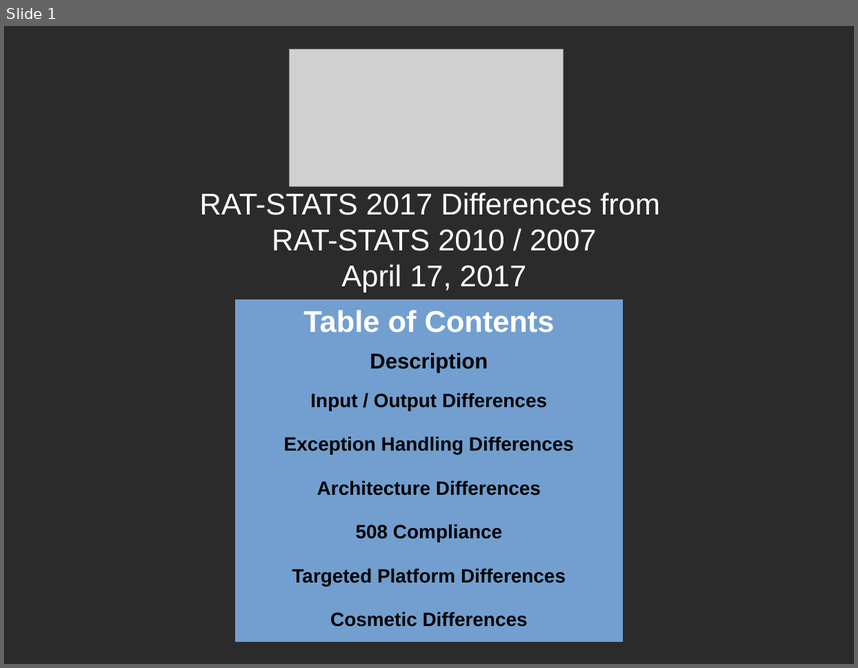
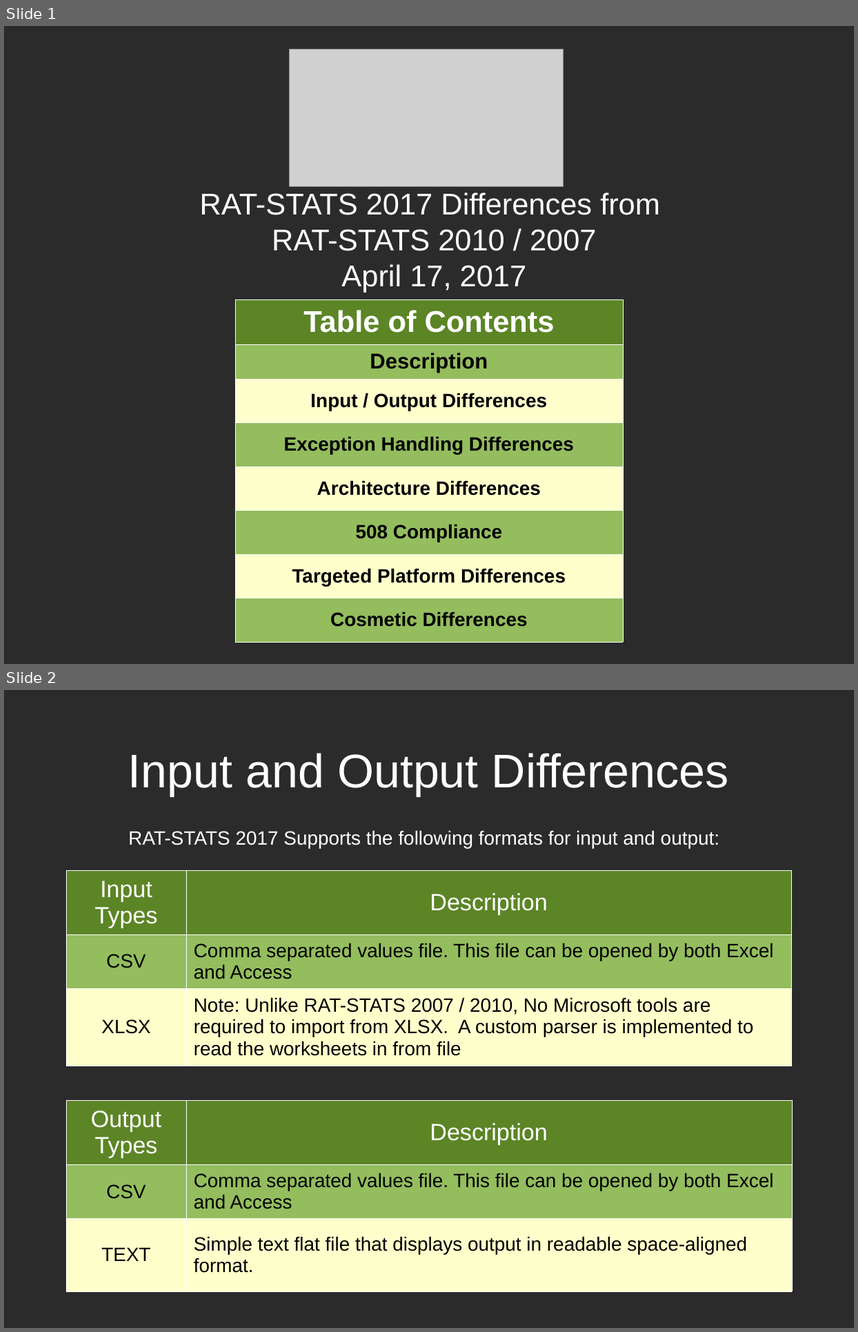
Before and after one commit to cbtek/RStats2017, a slide deck: submission/rstats_help/rstats_differences.odp. Shown one above the other, each under a label of ours: slide 1 before the commit, slides 1 and 2 after it. The pictures are 858x668 and 858x1332 pixels, drawn with LibreOffice and Linux fonts; fonts in the diff are those of the drawing; grey boxes stand for pictures; background and template pictures are left out; a plain dark background stands for a picture behind light text. Boxes give left, top, right and bottom in pixels: in the first picture for what was removed or moved away, otherwise in the second. Text is boxed around its words. In the diff, an @@ line names an element or a change of style, - is before the commit and + after.

Commit message:
Updated differences odp with input / output differences page

```diff
--- a/submission/rstats_help/rstats_differences.odp
+++ b/submission/rstats_help/rstats_differences.odp
@@ slide 2 added at [4, 690, 854, 1328], background picture (left out) @@
@@ title added at [128, 753, 729, 796], 44 pt, text #FFFFFF @@
+Input and Output Differences
@@ text added at [128, 830, 720, 848], 18 pt, text #FFFFFF @@
+RAT-STATS 2017 Supports the following formats for input and output:
@@ table added at [67, 869, 791, 1058], 3 rows, 2 columns @@
+Input Types | Description
+CSV | Comma separated values file. This file can be opened by both Excel and Access
+XLSX | Note: Unlike RAT-STATS 2007 / 2010, No Microsoft tools are required to import from XLSX. A custom parser is implemented to read the worksheets in from file
@@ table added at [67, 1100, 791, 1284], 3 rows, 2 columns @@
+Output Types | Description
+CSV | Comma separated values file. This file can be opened by both Excel and Access
+TEXT | Simple text flat file that displays output in readable space-aligned format.
@@ slide 1 changed as well @@
@@ table at [235, 299, 623, 641] @@
@@ fill #729FCF to #5C8526 in row 1, column 1 @@
@@ fill #729FCF to #94BD5E in 4 cells @@
@@ fill #729FCF to #FFFFCC in 3 cells @@
@@ borders changed @@
```
Also in this commit, not shown: 1 slide removed.
